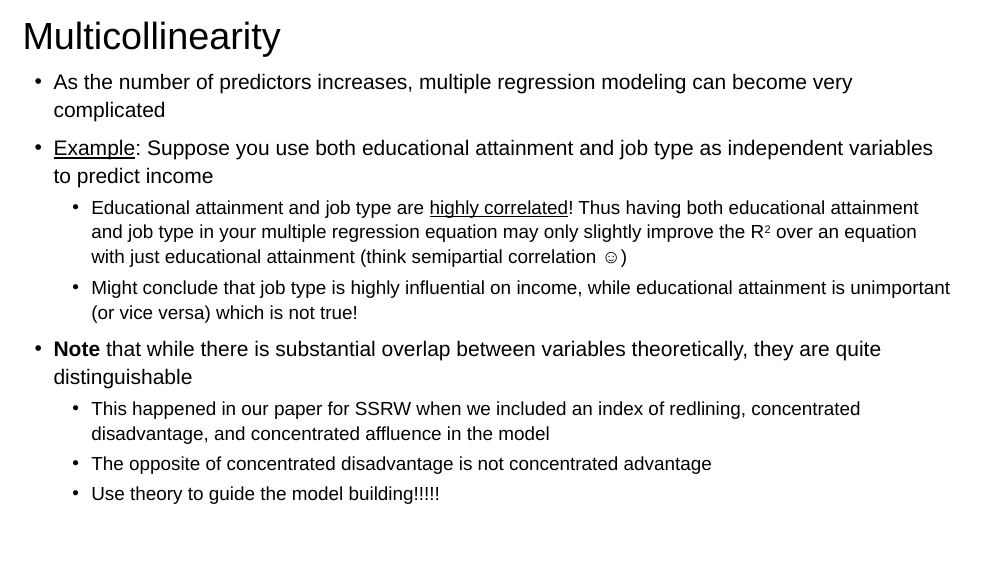
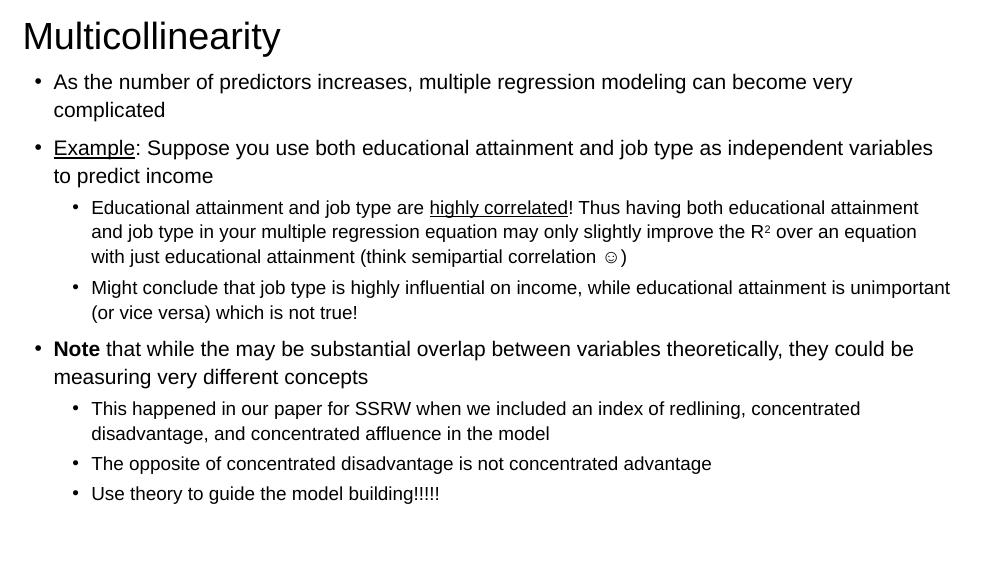
Before and after one commit to issues-osu/statsii-spring2026, a slide deck: slide 74 of slides/Effect_Sizes/Effect Size, Confidence Intervals, and Diagnostic.pptx (slide 70 before the commit). Drawn at 1008x567 pixels with LibreOffice and Linux fonts; fonts in the diff are those of the drawing. Boxes give left, top, right and bottom in pixels: in the first picture for what was removed or moved away, otherwise in the second. Text is boxed around its words. In the diff, an @@ line names an element or a change of style, - is before the commit and + after.

```diff
--- a/slides/Effect_Sizes/Effect Size, Confidence Intervals, and Diagnostic.pptx
+++ b/slides/Effect_Sizes/Effect Size, Confidence Intervals, and Diagnostic.pptx
@@ text at <box>54,340,914,389</box>: text changed @@
-• Note that while there is substantial overlap between variables theoretically, they are quite distinguishable
+• Note that while the may be substantial overlap between variables theoretically, they could be measuring very different concepts
```
Also in this commit, not shown: 18 other slides changed, 14 slides added, 2 slides removed, 2 other files.
